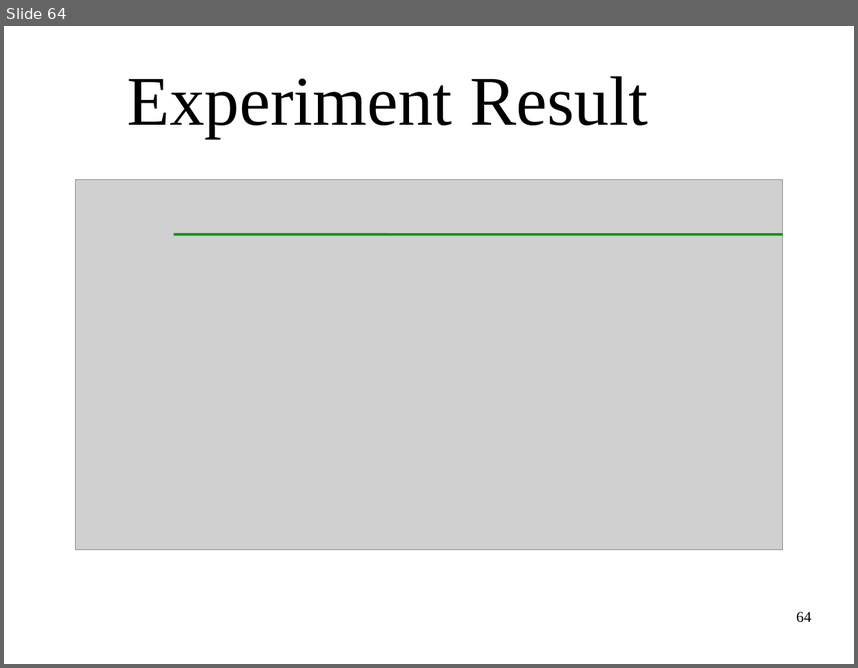
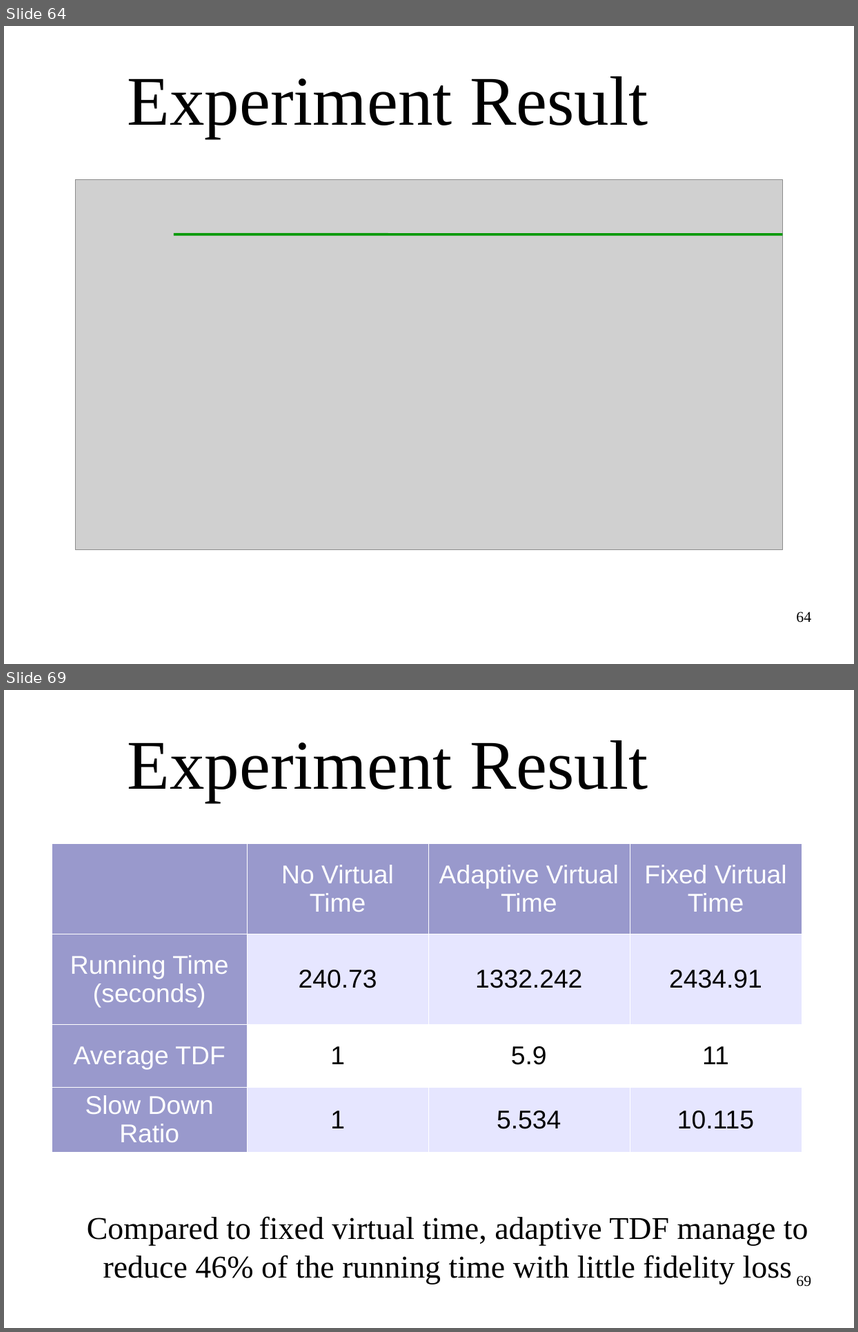
Before and after one commit to littlepretty/OralExam2015, a slide deck: VirtualTime.odp. Shown one above the other, each under a label of ours: slide 64 before the commit, slides 64 and 69 after it; the slides between them are not shown. The pictures are 858x668 and 858x1332 pixels, drawn with LibreOffice and Linux fonts; fonts in the diff are those of the drawing; grey boxes stand for pictures; background and template pictures are left out. Boxes give left, top, right and bottom in pixels: in the first picture for what was removed or moved away, otherwise in the second. Text is boxed around its words. In the diff, an @@ line names an element or a change of style, - is before the commit and + after.

```diff
--- a/VirtualTime.odp
+++ b/VirtualTime.odp
@@ slide 69 added at [4, 690, 854, 1328], background picture (left out) @@
@@ title added at [128, 740, 648, 802], 65.1 pt, text #000000 @@
+Experiment Result
@@ table added at [52, 843, 802, 1152], 4 rows, 4 columns @@
+ | No Virtual Time | Adaptive Virtual Time | Fixed Virtual Time
+Running Time (seconds) | 240.73 | 1332.242 | 2434.91
+Average TDF | 1 | 5.9 | 11
+Slow Down Ratio | 1 | 5.534 | 10.115
@@ text added at [87, 1216, 809, 1283], 29.6 pt, text #000000 @@
+Compared to fixed virtual time, adaptive TDF manage to reduce 46% of the running time with little fidelity loss
@@ page number added at [796, 1275, 811, 1286], 14 pt, text #000000 @@
+69
```
Also in this commit, not shown: 5 other slides added, 3 slides removed.
